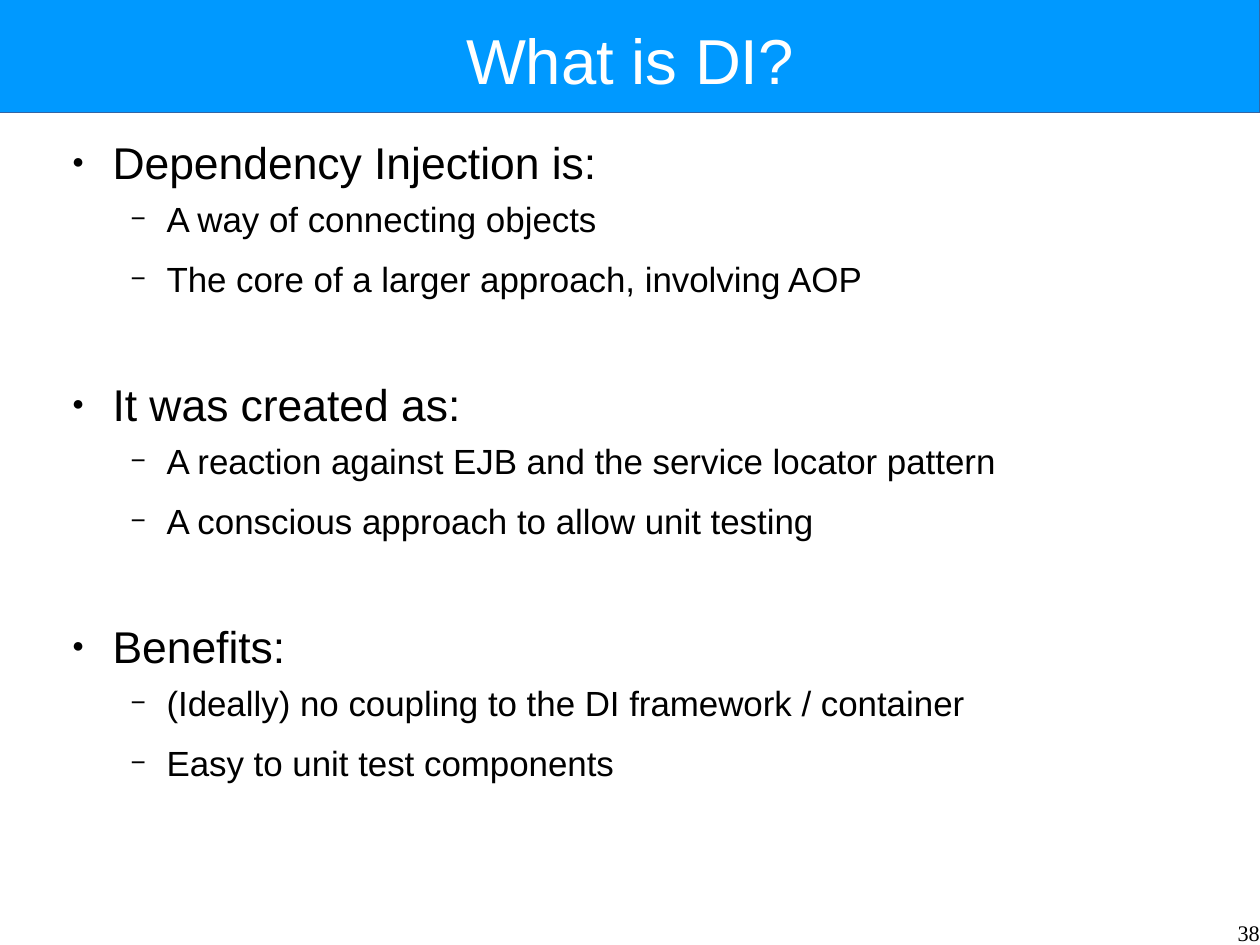
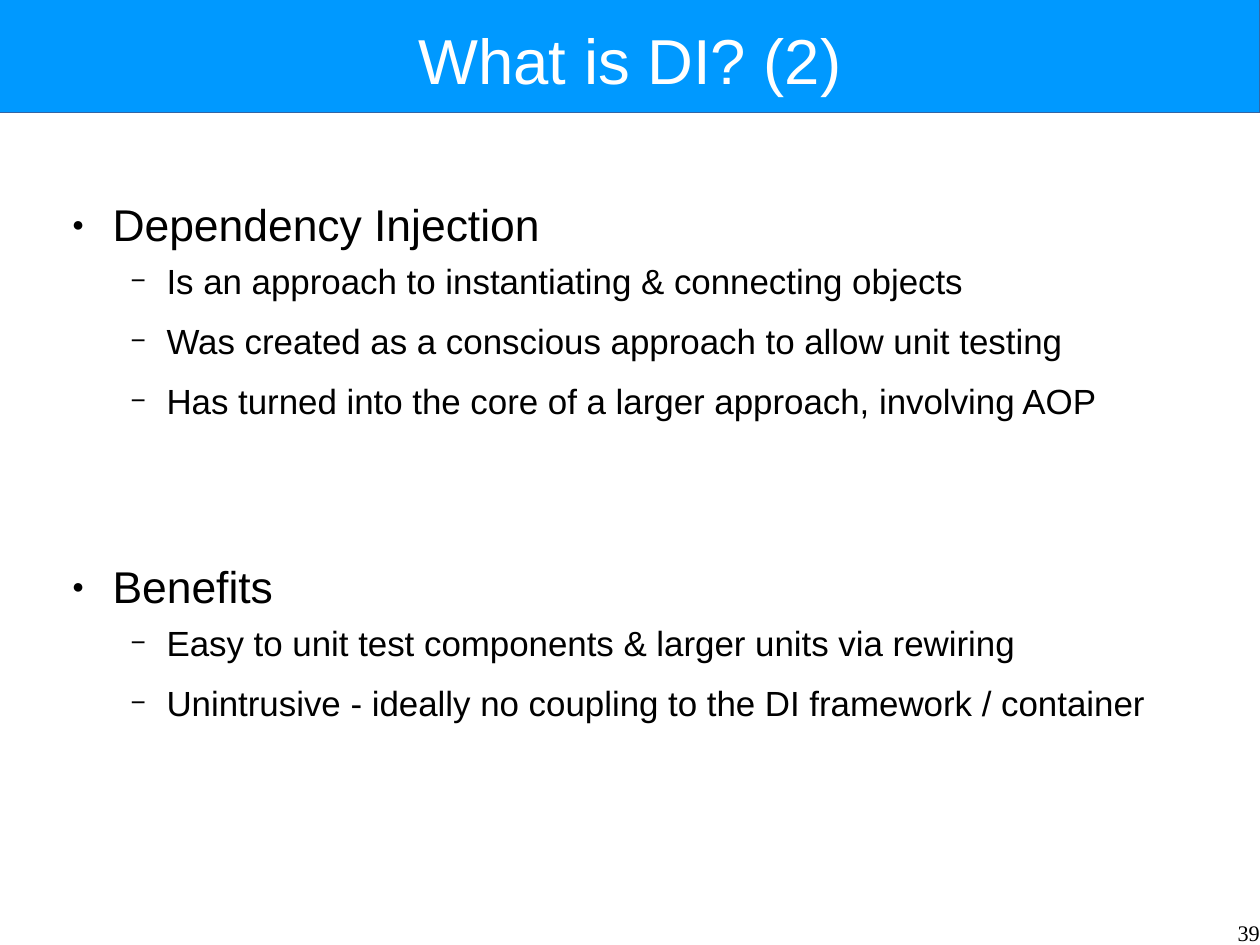
Before and after one commit to Intrinsarc/intrinsarc-evolve, a slide deck: slide 39 of Academic Work/lectures/components.odp (slide 38 before the commit). Drawn at 1260x945 pixels with LibreOffice and Linux fonts; fonts in the diff are those of the drawing. Boxes give left, top, right and bottom in pixels: in the first picture for what was removed or moved away, otherwise in the second. Text is boxed around its words. In the diff, an @@ line names an element or a change of style, - is before the commit and + after.

```diff
--- a/Academic Work/lectures/components.odp
+++ b/Academic Work/lectures/components.odp
@@ title at (418,38,842,96): text changed @@
-What is DI?
+What is DI? (2)
@@ text at (113,208,1144,723): text changed @@
-● Dependency Injection is:
-  − A way of connecting objects
-  − The core of a larger approach, involving AOP
-● It was created as:
-  − A reaction against EJB and the service locator pattern
-  − A conscious approach to allow unit testing
-● Benefits:
-  − (Ideally) no coupling to the DI framework / container
-  − Easy to unit test components
+● Dependency Injection
+  − Is an approach to instantiating & connecting objects
+  − Was created as a conscious approach to allow unit testing
+  − Has turned into the core of a larger approach, involving AOP
+● Benefits
+  − Easy to unit test components & larger units via rewiring
+  − Unintrusive - ideally no coupling to the DI framework / container
@@ page number at (1238,926,1260,942): text changed @@
-38
+39
```
Also in this commit, not shown: 13 other slides changed, 8 slides added, 4 slides removed, 5 other files.
